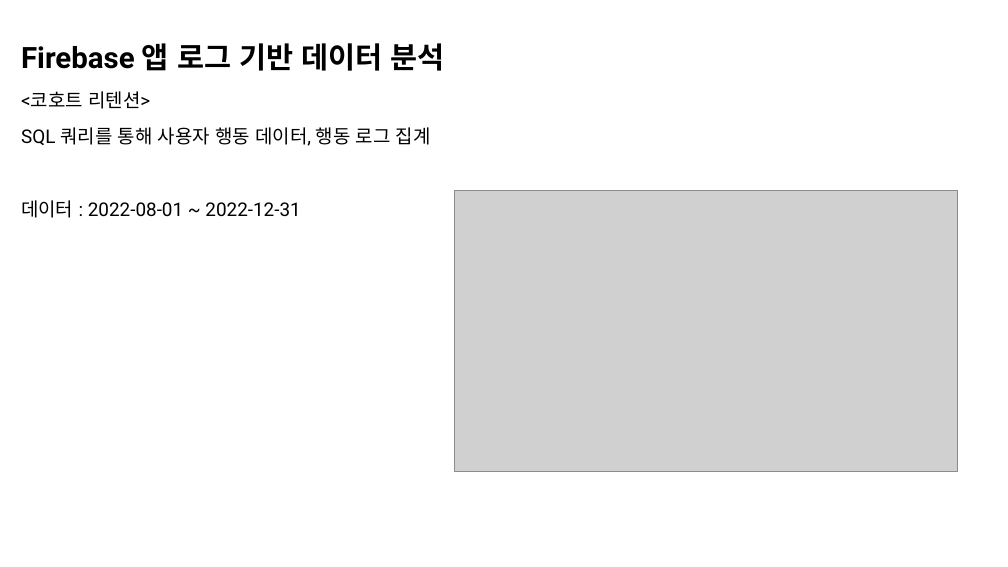
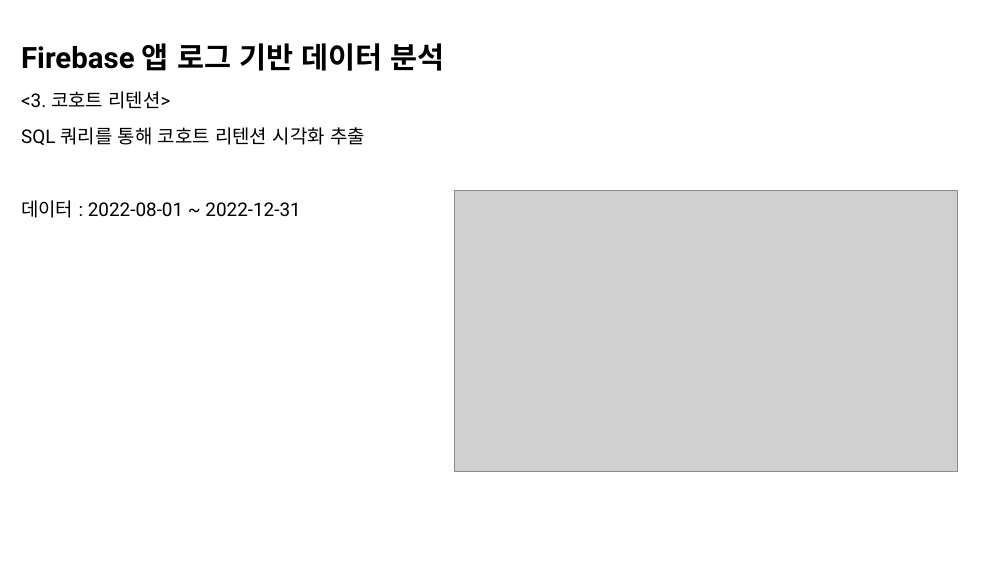
Before and after one commit to Indongspace/Personal_project, a slide deck: slide 10 of 앱 로그 데이터 분석.pptx (slide 8 before the commit). Drawn at 1008x567 pixels with LibreOffice and Linux fonts; fonts in the diff are those of the drawing; grey boxes stand for pictures. Boxes give left, top, right and bottom in pixels: in the first picture for what was removed or moved away, otherwise in the second. Text is boxed around its words. In the diff, an @@ line names an element or a change of style, - is before the commit and + after.

```diff
--- a/앱 로그 데이터 분석.pptx
+++ b/앱 로그 데이터 분석.pptx
@@ text at box(21, 91, 365, 145): text changed @@
-<코호트 리텐션>
-SQL 쿼리를 통해 사용자 행동 데이터, 행동 로그 집계
+<3. 코호트 리텐션>
+SQL 쿼리를 통해 코호트 리텐션 시각화 추출
```
Also in this commit, not shown: 9 other slides changed, 8 slides added, 2 other files.
